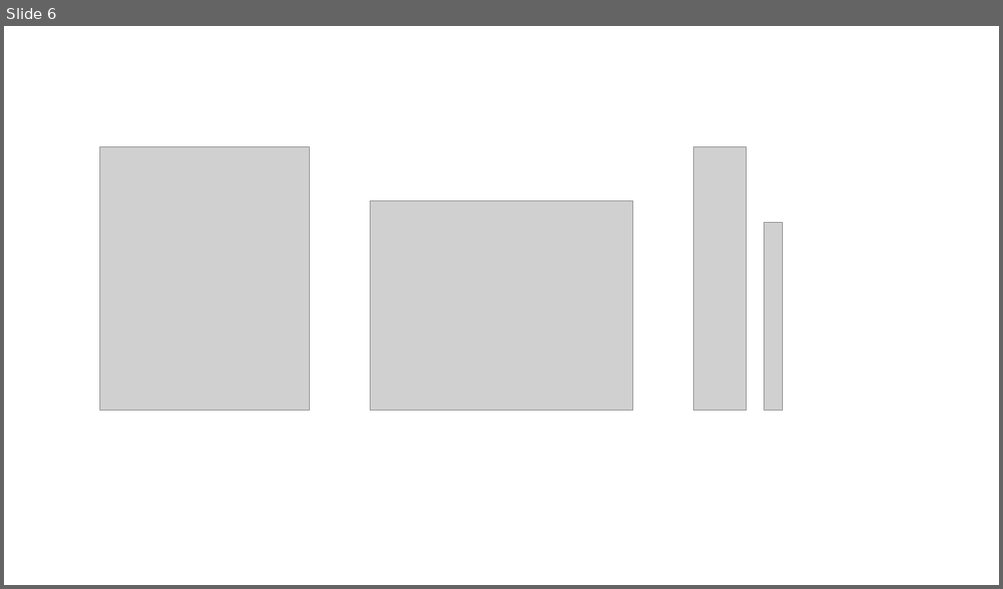
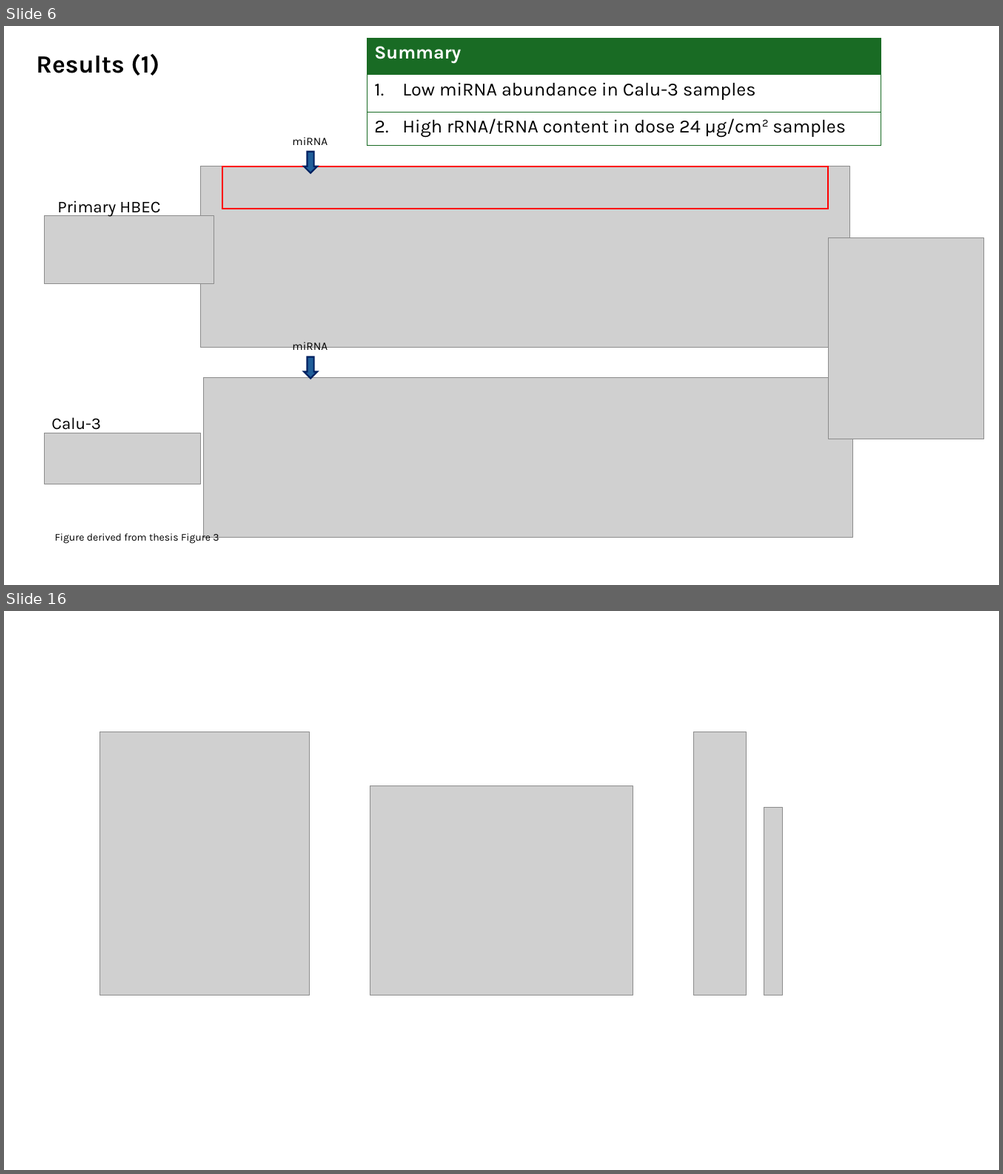
Before and after one commit to CJ770411/L4137_HBEC_EV_Transcriptomics-Project, a slide deck: viva/presentation/drafts/viva_presentation_DRAFT_1.pptx. Shown one above the other, each under a label of ours: slide 6 before the commit, slides 6 and 16 after it; the slides between them are not shown. The pictures are 1003x589 and 1003x1174 pixels, drawn with LibreOffice and Linux fonts; fonts in the diff are those of the drawing; grey boxes stand for pictures. Boxes give left, top, right and bottom in pixels: in the first picture for what was removed or moved away, otherwise in the second. Text is boxed around its words. In the diff, an @@ line names an element or a change of style, - is before the commit and + after.

```diff
--- a/viva/presentation/drafts/viva_presentation_DRAFT_1.pptx
+++ b/viva/presentation/drafts/viva_presentation_DRAFT_1.pptx
@@ slide 6 added at (x1=4, y1=26, x2=999, y2=585), background #FFFFFF @@
@@ table added at (x1=367, y1=38, x2=881, y2=145), 3 rows, 1 columns @@
+Summary
+Low miRNA abundance in Calu-3 samples
+High rRNA/tRNA content in dose 24 µg/cm2 samples
@@ text added at (x1=36, y1=54, x2=159, y2=76), 24 pt, text #000000, bold @@
+Results (1)
@@ picture added at (x1=200, y1=167, x2=849, y2=348) @@
@@ rectangle added at (x1=222, y1=167, x2=828, y2=209), outline #FF0000 1.5 pt @@
@@ text added at (x1=57, y1=201, x2=160, y2=217), 16 pt, text #000000 @@
+Primary HBEC
@@ picture added at (x1=44, y1=215, x2=213, y2=284) @@
@@ picture added at (x1=828, y1=238, x2=983, y2=440) @@
@@ group added at (x1=292, y1=137, x2=327, y2=379): 2 down arrows, 2 texts @@
+miRNA
+miRNA
@@ picture added at (x1=203, y1=378, x2=852, y2=538) @@
@@ text added at (x1=51, y1=417, x2=101, y2=434), 16 pt, text #000000 @@
+Calu-3
@@ picture added at (x1=44, y1=434, x2=200, y2=484) @@
@@ text added at (x1=55, y1=531, x2=219, y2=544), 10 pt, text #000000 @@
+Figure derived from thesis Figure 3
@@ what was slide 6 is now slide 16 @@
```
Also in this commit, not shown: 4 slides changed, 10 other slides added, 8 other files.
